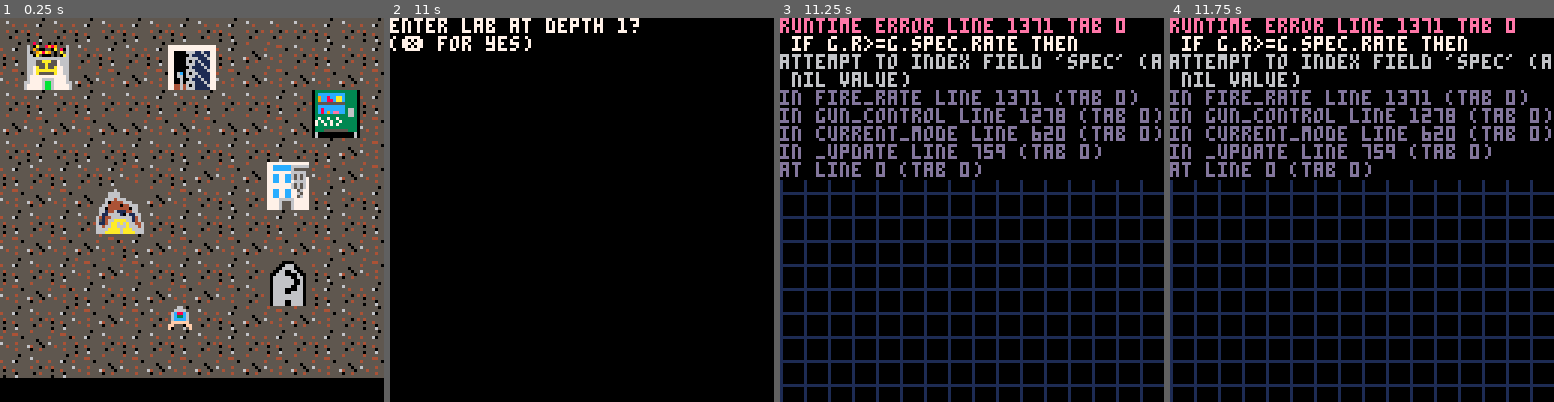
Above: before the commit, frames 1-4 (left to right).
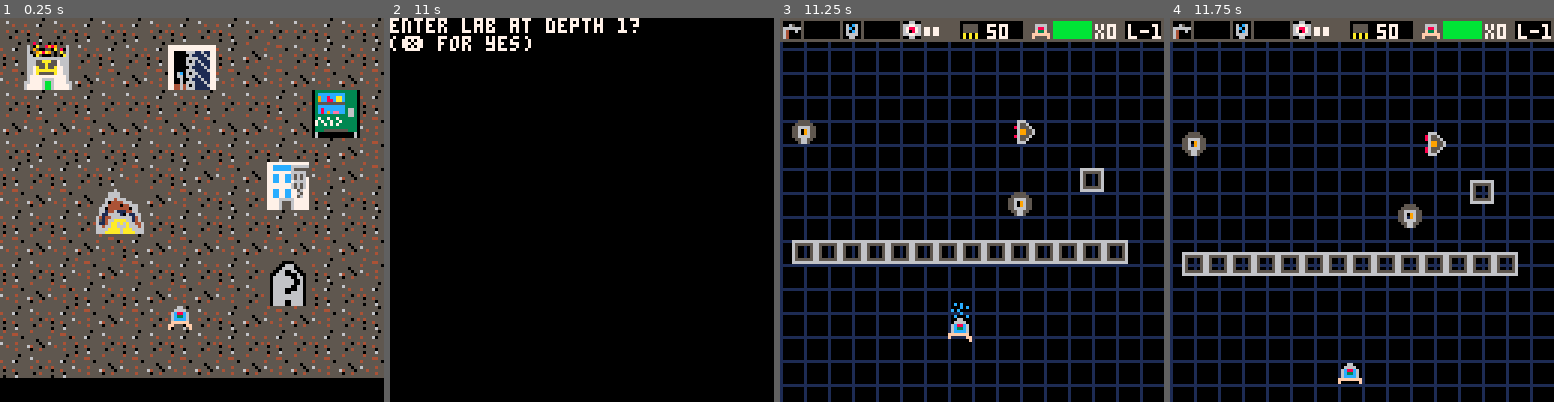
Above: after the commit, the same moments.

Repository: ash2q/escape_this
Game: PICO-8 cartridge escape_this.p8
The game is run twice, just before and just after one commit, with the same random seed, the same clock (stepped at 60 frames per second) and the same inputs.
Inputs:
- Up to frame 1 (0.25 s): no input
- Up to frame 2 (11 s): tap O (Z key) at 0.33, 1.07, 2.22, 3.72, 5.22, 6.72, 8.22, 9.72 s; tap Down at 0.7 s; tap X (X key) at 1.43, 2.07, 2.82, 3.57, 4.32, 5.07, 5.82, 6.57, 7.32, 8.07, 8.82, 9.57, 10.32 s; hold Up 1.97-2.63 s; hold Right 2.68-3.02 s; hold Down 3.07-3.73 s; hold Left 3.78-4.12 s; hold Up 4.17-4.5 s; hold Left 4.55-5.05 s; hold Right 5.1-5.93 s; hold Up 5.98-6.65 s; hold Right 6.7-7.03 s; hold Down 7.08-7.75 s; hold Left 7.8-8.13 s; hold Up 8.18-8.52 s; hold Left 8.57-9.07 s; hold Right 9.12-9.95 s; hold Up 10-10.67 s; hold Right from 10.72 s (still down)
- Up to frame 3 (11.25 s): release Right at 11.05 s; tap X (X key) at 11.07 s; hold Down from 11.1 s (still down); tap O (Z key) at 11.22 s
- Up to frame 4 (11.75 s): keep holding Down

Frames 1-2 are identical in both runs. In frame 3, 25% of the frame differs, in the area x 0-100%, y 0-85%; in frame 4, 25%.
Error before the commit: runtime error line 1371 tab 0; if g.r>=g.spec.rate then; attempt to index field 'spec' (a nil value)

Commit message:
lazer beam now working

Diff:
--- a/escape_this.p8
+++ b/escape_this.p8
@@ -4,8 +4,8 @@
 --main
 
 --x is primary weapon
---z is movement buff (if have)
---x+z (hold) is special weapon
+--z+x is movement buff (if have)
+--z (hold) is special weapon
 
 --animation counter
 --provides for anim.
@@ -328,7 +328,7 @@
 		charge_rate=2,
 		--each projectile increases
 		--sb_heat by this amount
-		heat_rate=2,
+		heat_rate=1,
 		cool_rate=0.5,
 		dmg=20,
 		cooldown=40,
@@ -1371,6 +1371,9 @@
 
 --this implements rate of fire
 function fire_rate(g)
+	if g.spec==nil then
+		return false
+	end
 	if g.r>=g.spec.rate then
 		g.r=0
 	else
@@ -1526,7 +1529,8 @@
 
 function draw_bullets()
 	for b in all(bullets) do
-		if b.sprite<0 then
+		if b.sprite!= nil and
+				b.sprite<0 then
 			if b.size==1 then
 				pset(b.x,b.y,abs(b.sprite))
 			else
@@ -1537,10 +1541,26 @@
 					b.y+b.size,
 					abs(b.sprite))
 			end
-		else
-			--convert to float
-			sz=flr(b.size*8)
-		 spr(b.x,b.y,b.sprite,sz,sz)
+		else --sprite>=0
+			if b.beam==true then
+				s=b.anim[acnt%#b.anim]
+				for y=2,(128/8) do
+					t=acnt%#b.anim
+					t+=1
+					spr(b.anim[t],
+						b.x-4,b.y-(y*8),1,1)
+				end
+				--draw connection to sb
+				t=acnt%#b.sprites
+				t+=1
+				spr(b.sprites[t],
+					b.x-4,b.y-8,1,1)
+			else
+				--convert to float
+				sz=flr(b.size*8)
+		 	spr(b.sprite,
+		 		b.x,b.y,sz,sz)
+			end
 		end
 	end
 end
@@ -1569,7 +1589,9 @@
 			 total_damage+=b.dmg
 			 sfx(0,-1,0,12)
 			 explode_hit(b.x,b.y)
-			 del(bullets,b)
+			 if not b.beam then
+			 	del(bullets,b)
+			 end
 			end
 		end
 	else
@@ -1598,6 +1620,11 @@
 		if b.x<0 or b.y<0 or
 					b.x>128 or b.y>128 then
 			del(bullets,b)
+		end
+		if b.beam then
+			if b.frames<=0 then
+				del(bullets,b)
+			end
 		end
 	end
 end
@@ -1689,6 +1716,7 @@
 
 function blt_straight(x,y,dmg)
 	blt={
+		beam=false,
 		x=x,
 		y=y,
 		size=1,
@@ -1716,6 +1744,8 @@
 
 function blt_beam(x,y,dmg)
 	blt={
+		beam=true,
+		anim={3,3,4,4},
 		x=x,
 		y=y,
 		xend=x,
@@ -1723,11 +1753,9 @@
 		size=2, --is width
 		dmg=dmg,
 		steps=1,
-		--note be careful, speed
-		--shouldn't be too fast
 		speed=1.0,
 		friendly=true,
-		sprite=-7,
+		sprites={5,5,6,6},
 		hit_fn=hit_blt,
 		step_fn=step_beam,
 		collision_fn=col_beam,
@@ -1737,7 +1765,7 @@
 end
 
 function step_beam(b)
-	--do nothing actually
+	b.frames-=1
 end
 function col_beam(b,x2,y2,
 			w,h)
@@ -1748,7 +1776,7 @@
 	w=w or 8
 	h=h or 8
 	if not check_col(b.x,0,
-			b.size,b.size,x2,y2,w,h)
+			b.size,sb_y,x2,y2,w,h)
 	 then
 		return false
 	end
@@ -1882,8 +1910,15 @@
 end
 
 function shoot_beam()
-
-end
+	x1=sb_x
+	--undo draw centering
+	y=sb_y-4
+	dmg=get_shot_dmg(z_gun)
+	blt=blt_beam(x1,y,dmg)
+	add(bullets,blt)
+	return blt
+end
+
 -->8
 --enemies
 
@@ -2792,14 +2827,14 @@
 
 
 __gfx__
-0000000055555555555555550000000000000000000000000cccccc0000009000090000090077009555555555555555555555555006666000066660000555500
-000000005000000556600005000000000060c600006006000a6cc6a0000005000050000080077008500000055606606550000005006006000696696005755750
-000000005060c6055666660500000000006c0600006006000a6cc6a0000066600666000050066005500005055067760550666605666006666511115657a66a75
-00000000506c060556566605000000000060c600006006000a6cc6a00000616776160000576d1675506666055670076550688605600000066518815655690655
-000000005060c6055000560500000000006c0600006006000a6cc6a000006167761600005761d675506500055670076550f33f05600000066518815655609655
-000000005066660550606605000000000060c600006006000a6cc6a000006660066600005006600550600005506776055ffffff5666006666511115657a66a75
-0000000050066005506066050000000000666600006666000aa66aa000000000000000008007700850000005560660655f0000f5006006000696696005766750
-00000000555555555555555500000000000770000007700000a77a00000000000000000090077009555555555555555555555555006666000066660000566500
+000000005555555555555555001c11000011c100001c11000011c100000009000090000090077009555555555555555555555555006666000066660000555500
+0000000050000005566000050011c100001c11000011c100001c1100000005000050000080077008500000055606606550000005006006000696696005755750
+000000005060c60556666605001c11000011c100001c11000011c100000066600666000050066005500005055067760550666605666006666511115657a66a75
+00000000506c0605565666050011c100001c11000011c100001c11000000616776160000576d1675506666055670076550688605600000066518815655690655
+000000005060c60550005605001c11000011c100001c11000011c10000006167761600005761d675506500055670076550f33f05600000066518815655609655
+0000000050666605506066050011c100001c11000011c100001c110000006660066600005006600550600005506776055ffffff5666006666511115657a66a75
+000000005006600550606605001c11000011c100111cc11111cccc1100000000000000008007700850000005560660655f0000f5006006000696696005766750
+0000000055555555555555550011c100001c11001c1cc1c11cccccc1000000000000000090077009555555555555555555555555006666000066660000566500
 00555500005555000000000000000000000660000006600000066000000660000000000000000000000000000000000000000000000000000000000055555555
 05655650055555500000000000000000006666000066660000666600006666000000000000000000000900000000000000000000000000000000000050000005
 56666665556666550006660000f666f006c88c6006c88c6006c88c6006c88c600000000000900000009000000000000000000000000000000000000050000005
